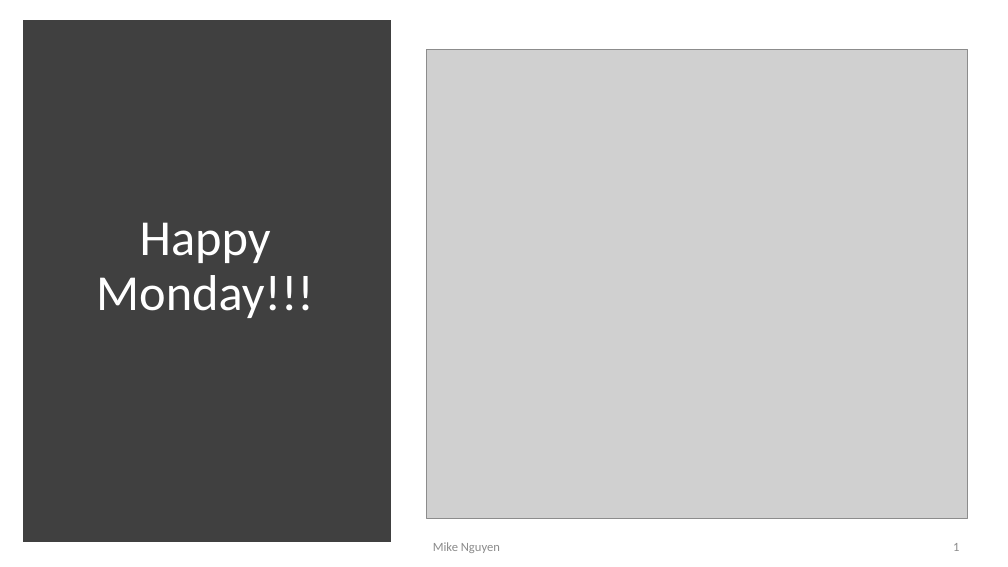
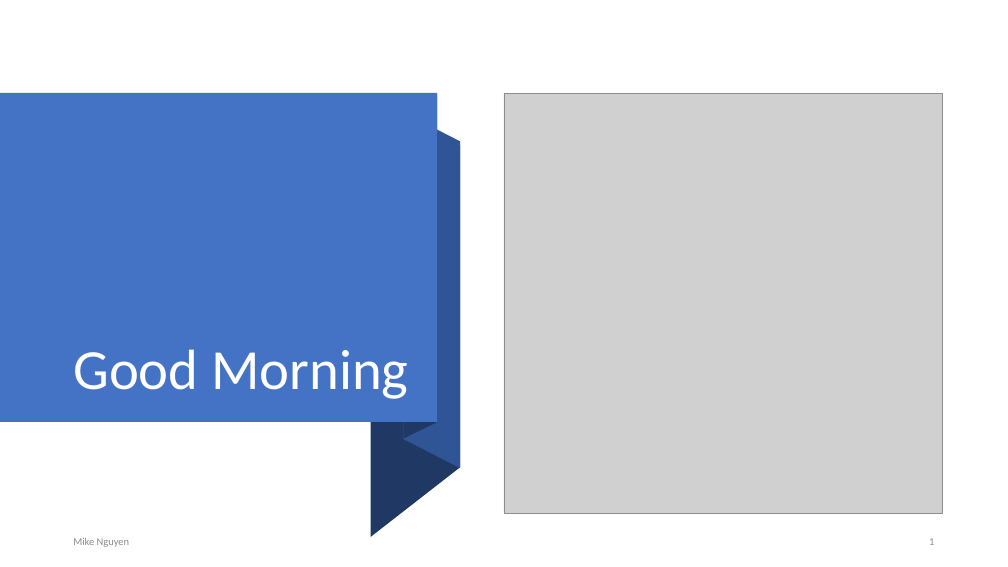
Before and after one commit to mikenguyen13/mar4050_S23_2, a slide deck: slide 1 of lectures/3/1_Research Design.pptx. Drawn at 1008x567 pixels with LibreOffice and Linux fonts; fonts in the diff are those of the drawing; grey boxes stand for pictures. Boxes give left, top, right and bottom in pixels: in the first picture for what was removed or moved away, otherwise in the second. Text is boxed around its words. In the diff, an @@ line names an element or a change of style, - is before the commit and + after.

```diff
--- a/lectures/3/1_Research Design.pptx
+++ b/lectures/3/1_Research Design.pptx
@@ rectangle: place and size @@
-rectangle at <box>28,26,386,537</box>
+rectangle at <box>0,93,437,422</box>
@@ rectangle at <box>0,93,437,422</box>: fill #404040 to #4472C4; outline #404040 10 pt to none @@
@@ title "Good Morning" at <box>73,349,408,399</box>: vertical alignment middle to bottom @@
@@ freeform shape added at <box>403,112,460,468</box>, fill #2F5597 @@
@@ freeform shape added at <box>404,94,438,439</box>, fill #203864 @@
@@ picture: place and size @@
-picture at <box>426,49,969,518</box>
+picture at <box>504,94,942,514</box>
@@ freeform shape added at <box>371,145,460,537</box>, fill #203864 @@
@@ title at <box>73,349,408,399</box>: text changed; size 48 to 54 pt @@
-Happy Monday!!!
+Good Morning
@@ text "Mike Nguyen" at <box>73,538,130,547</box>: size 12 to 10 pt @@
@@ text "Mike Nguyen": place and size @@
-text "Mike Nguyen" at <box>433,542,500,553</box>
+text "Mike Nguyen" at <box>73,538,130,547</box>
@@ page number: place and size @@
-page number at <box>953,543,959,551</box>
+page number at <box>929,538,934,545</box>
@@ page number at <box>929,538,934,545</box>: size 12 to 10 pt @@
```
Also in this commit, not shown: 8 other slides changed, 4 slides added, 1 slide removed.
